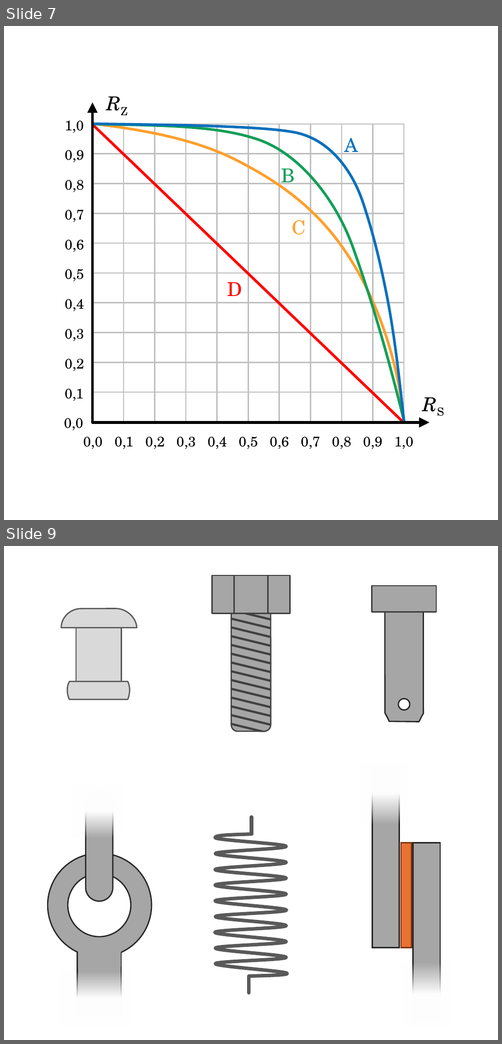
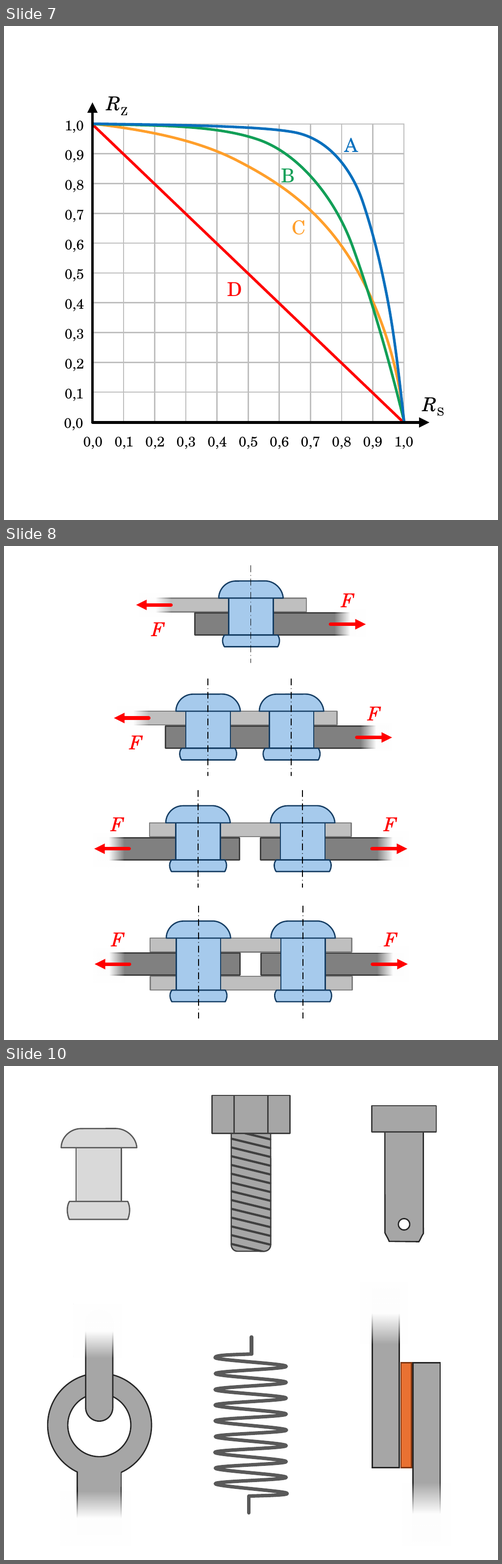
Before and after one commit to m4zeRobot/Project-FoSa, a slide deck: LaTeX B.Sc. LRT/Konstruktionslehre 1&2/images/KE-Images.pptx. Shown one above the other, each under a label of ours: slides 7 and 9 before the commit, slides 7, 8 and 10 after it; the slides between them are not shown. The pictures are 502x1044 and 502x1564 pixels, drawn with LibreOffice and Linux fonts; fonts in the diff are those of the drawing. Boxes give left, top, right and bottom in pixels: in the first picture for what was removed or moved away, otherwise in the second. Text is boxed around its words. In the diff, an @@ line names an element or a change of style, - is before the commit and + after.

```diff
--- a/LaTeX B.Sc. LRT/Konstruktionslehre 1&2/images/KE-Images.pptx
+++ b/LaTeX B.Sc. LRT/Konstruktionslehre 1&2/images/KE-Images.pptx
@@ slide 8 added at (4,546,498,1040), background #FFFFFF @@
@@ group added at (136,566,365,663): 5 rectangles, 2 freeform shapes, 2 arrows, 2 texts, 1 line @@
+F
+F
@@ group added at (114,679,392,775): 6 rectangles, 4 freeform shapes, 2 arrows, 2 texts, 2 lines @@
+F
+F
@@ group added at (93,791,408,887): 7 rectangles, 4 freeform shapes, 2 arrows, 2 texts, 2 lines @@
+F
+F
@@ group added at (93,906,409,1017): 8 rectangles, 4 freeform shapes, 2 arrows, 2 texts, 2 lines @@
+F
+F
@@ what was slide 9 is now slide 10 @@
```
Also in this commit, not shown: 5 other files.
